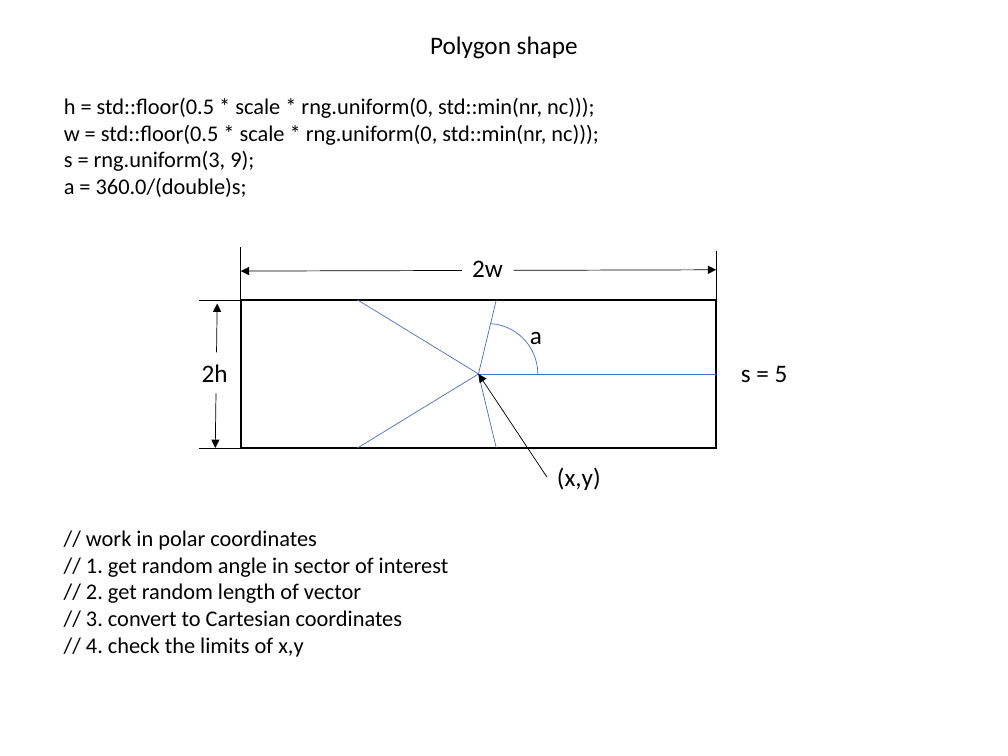
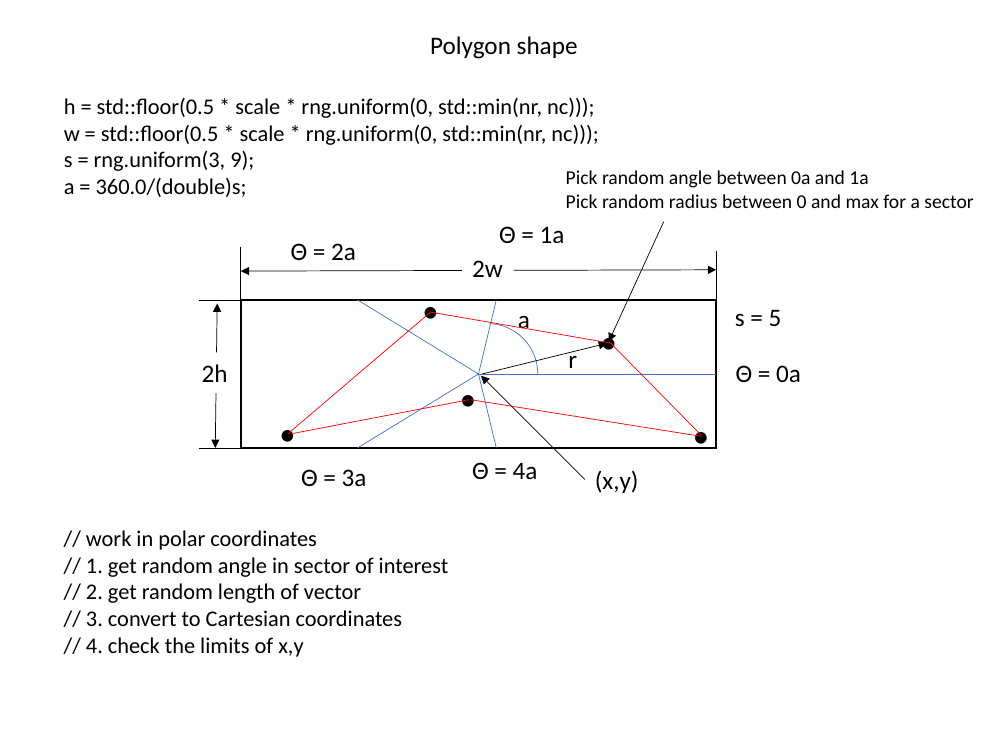
Before and after one commit to NSWC-Crane/playground, a slide deck: slide 6 of blur_process.pptx. Drawn at 1008x756 pixels with LibreOffice and Linux fonts; fonts in the diff are those of the drawing. Boxes give left, top, right and bottom in pixels: in the first picture for what was removed or moved away, otherwise in the second. Text is boxed around its words. In the diff, an @@ line names an element or a change of style, - is before the commit and + after.

```diff
--- a/blur_process.pptx
+++ b/blur_process.pptx
@@ text added at [566, 170, 973, 208], 14 pt, text #000000 @@
+Pick random angle between 0a and 1a
+Pick random radius between 0 and max for a sector
@@ text added at [499, 226, 565, 243], 18 pt, text #000000 @@
+Θ = 1a
@@ arrow added from (663, 222) to (609, 342), #000000 0.5 pt @@
@@ text added at [291, 243, 356, 260], 18 pt, text #000000 @@
+Θ = 2a
@@ text added at [413, 290, 449, 331], 18 pt, text #000000 @@
+●
@@ text "a": place and size @@
-text "a" at [530, 331, 542, 350]
+text "a" at [518, 315, 530, 334]
@@ text "s = 5": place and size @@
-text "s = 5" at [741, 365, 788, 383]
+text "s = 5" at [735, 309, 782, 327]
@@ line added from (430, 311) to (288, 433), #FF0000 0.5 pt @@
@@ line added from (429, 311) to (612, 344), #FF0000 0.5 pt @@
@@ text added at [592, 322, 627, 362], 18 pt, text #000000 @@
+●
@@ arrow added from (483, 374) to (607, 344), #000000 0.5 pt @@
@@ text added at [568, 350, 577, 375], 18 pt, text #000000 @@
+r
@@ line added from (609, 342) to (702, 435), #FF0000 0.5 pt @@
@@ text added at [451, 378, 486, 418], 18 pt, text #000000 @@
+●
@@ arrow moved from (547, 477) - (479, 374) to (585, 480) - (481, 376) @@
@@ text added at [736, 365, 801, 382], 18 pt, text #000000 @@
+Θ = 0a
@@ text added at [270, 413, 305, 454], 18 pt, text #000000 @@
+●
@@ line added from (291, 433) to (469, 400), #FF0000 0.5 pt @@
@@ line added from (471, 400) to (702, 436), #FF0000 0.5 pt @@
@@ text added at [683, 415, 719, 456], 18 pt, text #000000 @@
+●
@@ text added at [301, 469, 367, 486], 18 pt, text #000000 @@
+Θ = 3a
@@ text added at [472, 462, 538, 479], 18 pt, text #000000 @@
+Θ = 4a
@@ text "(x,y)": place and size @@
-text "(x,y)" at [557, 467, 601, 490]
+text "(x,y)" at [595, 471, 639, 493]
```
